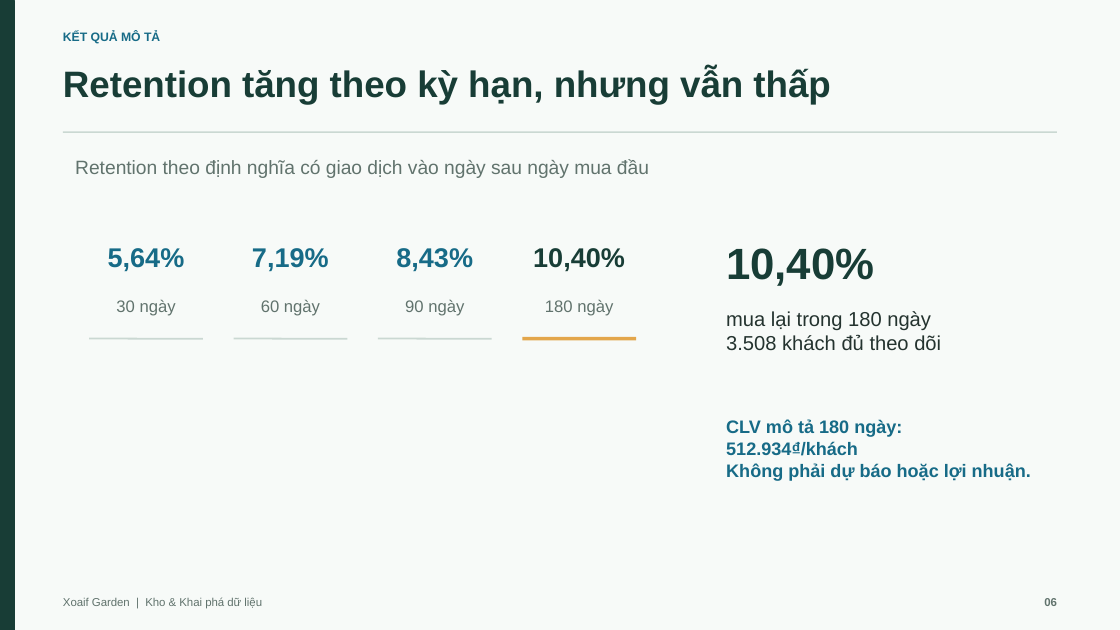
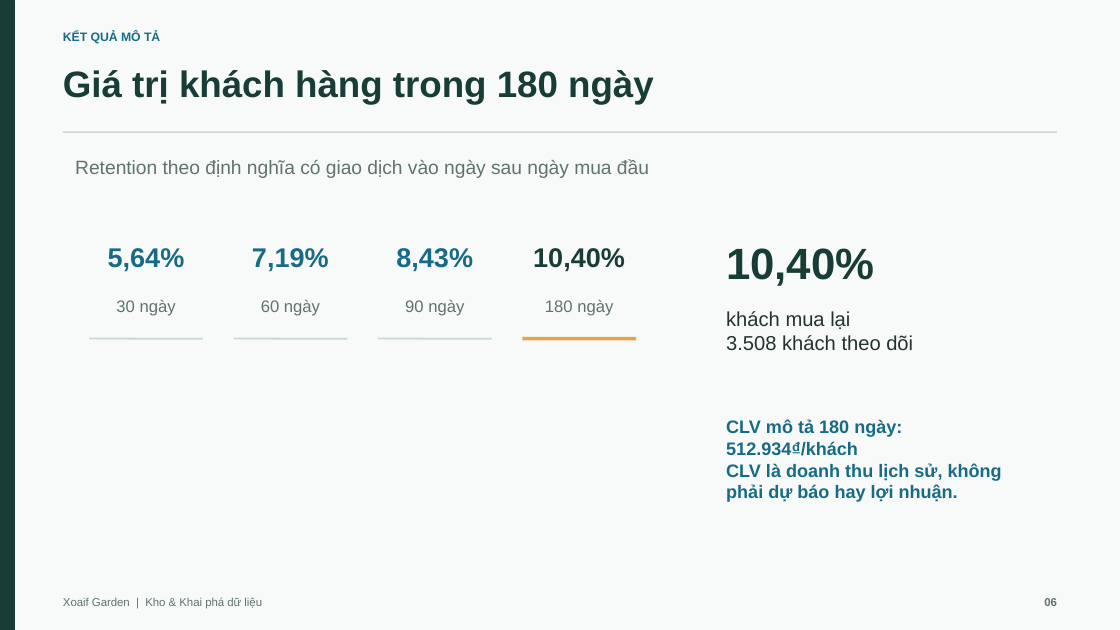
Before and after one commit to nguyenducanh03112005/Xoaif, a slide deck: slide 6 of slides/Xoaif_Final.pptx. Drawn at 1120x630 pixels with LibreOffice and Linux fonts; fonts in the diff are those of the drawing. Boxes give left, top, right and bottom in pixels: in the first picture for what was removed or moved away, otherwise in the second. Text is boxed around its words. In the diff, an @@ line names an element or a change of style, - is before the commit and + after.

```diff
--- a/slides/Xoaif_Final.pptx
+++ b/slides/Xoaif_Final.pptx
@@ text at (x1=63, y1=70, x2=654, y2=105): text changed @@
-Retention tăng theo kỳ hạn, nhưng vẫn thấp
+Giá trị khách hàng trong 180 ngày
@@ text at (x1=726, y1=311, x2=913, y2=350): text changed @@
-mua lại trong 180 ngày
-3.508 khách đủ theo dõi
+khách mua lại
+3.508 khách theo dõi
@@ text at (x1=726, y1=463, x2=1002, y2=502): text changed @@
-Không phải dự báo hoặc lợi nhuận.
+CLV là doanh thu lịch sử, không phải dự báo hay lợi nhuận.
```
Also in this commit, not shown: 12 other slides changed, 1 slide added, 1 slide removed, 7 other files.
